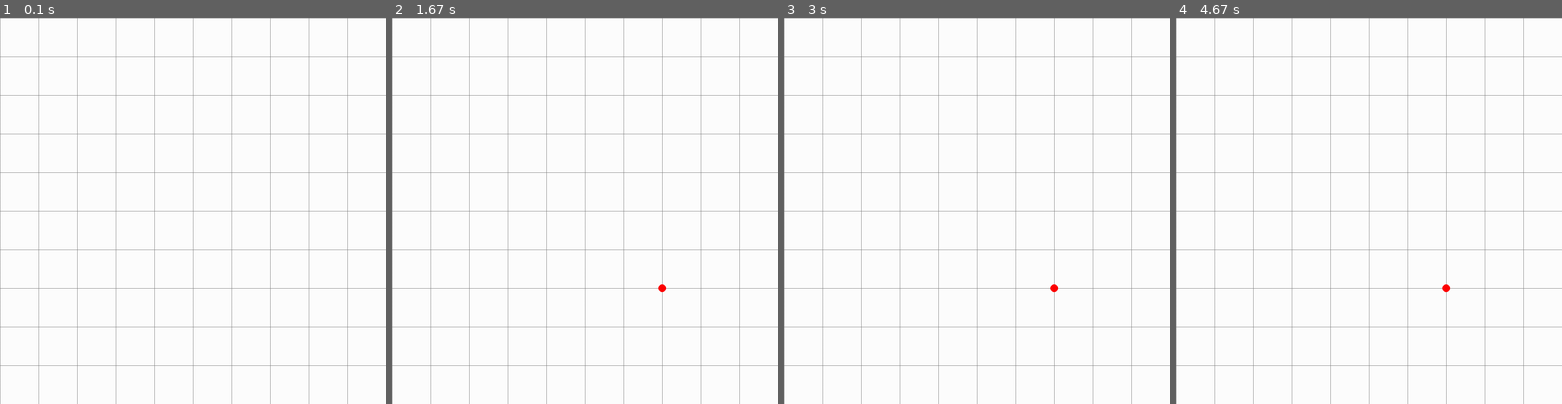
Above: before the commit, frames 1-4 (left to right).
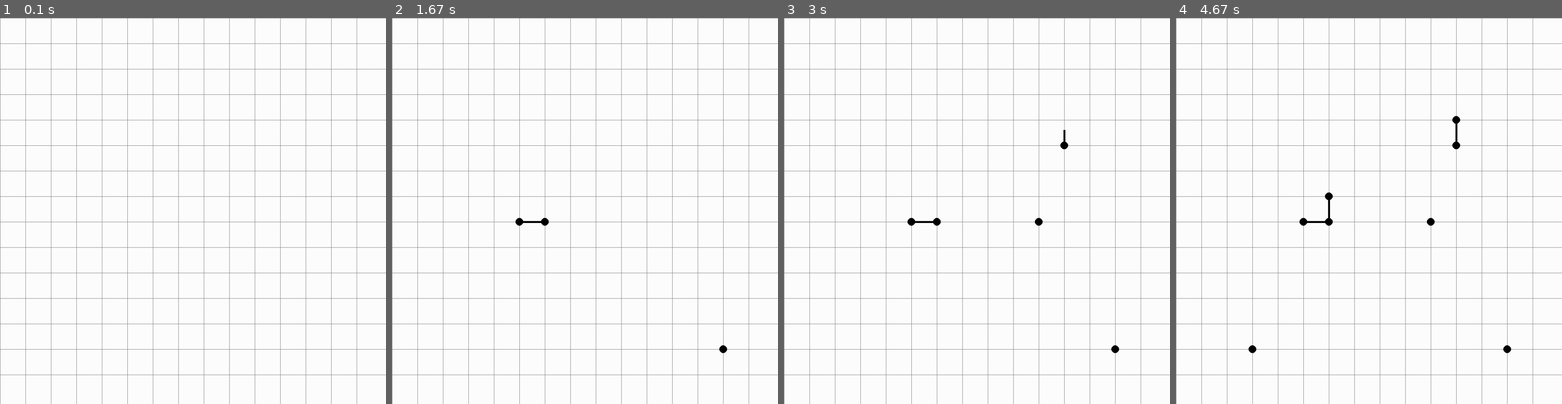
Above: after the commit, the same moments.

Repository: BrMaro/DotsAndBoxes-Game-with-Pygame
Game: pygame game, started from main.py
Same seed, same stepped clock (60 frames per second), same inputs: the game is played once before the commit and once after it.
Inputs (mouse positions are in pixels of both pictures, inside the frame that each line leads up to):
- Up to frame 1 (0.1 s): no input
- Up to frame 2 (1.67 s): press the mouse at (585, 238) at 0.37 s; move the mouse to (538, 226) at 0.47 s; release the mouse at (492, 214) at 0.6 s; press the mouse at (585, 238) at 0.7 s; move the mouse to (654, 292) at 0.8 s; release the mouse at (727, 346) at 0.93 s; press the mouse at (585, 238) at 1.03 s; move the mouse to (515, 218) at 1.13 s; release the mouse at (446, 199) at 1.27 s
- Up to frame 3 (3 s): press the mouse at (977, 238) at 2.2 s; move the mouse to (1038, 218) at 2.3 s; release the mouse at (1096, 203) at 2.43 s; click (1058, 141) at 2.55 s; click (1061, 114) at 2.88 s
- Up to frame 4 (4.67 s): click (1253, 353) at 3.55 s; press the mouse at (1253, 353) at 3.87 s; move the mouse to (1291, 276) at 3.97 s; release the mouse at (1330, 195) at 4.1 s

The runs differ from the first frame. In frame 1, 6.6% of the frame differs, in the area x 0-100%, y 0-100%; in frame 2, 6.7%; in frame 3, 6.8%; in frame 4, 6.9%.

Commit message:
dont change player if clicking on an alrady clicked file

Diff:
--- a/main.py
+++ b/main.py
@@ -28,7 +28,7 @@
         self.col = col
         self.x = row * width
         self.y = col * width
-        self.color = WHITE
+        self.color = WHITE  # Initialize with WHITE color
         self.width = width
         self.total_rows = total_rows
         self.owner = None
@@ -40,15 +40,21 @@
             (self.x, self.y + self.width),  # Bottom-left corner
             (self.x + self.width, self.y + self.width)  # Bottom-right corner
         ]
-        return all(corner in clicked_corners for corner in corners)
+        return all(corner in [c for c, color in clicked_corners] for corner in corners)
 
-    def claim_box(self, clicked_corners):
-        if self.is_complete(clicked_corners):
-            self.owner = 1
-            self.color = BLACK
+    def claim_box(self, clicked_corners, claiming_player): # player claimer is object rerpesenting the player class
+        if self.is_complete(clicked_corners) and self.color == WHITE: # claim only when unclaimed
+            self.owner = claiming_player
+            self.color = claiming_player.color
 
-    def draw(self, win):
+    def draw_box(self, win):
         pygame.draw.rect(win, self.color, (self.x, self.y, self.width, self.width))
+
+
+class Player:
+    def __init__(self, name, color):
+        self.name = name
+        self.color = color
 
 
 def get_clicked_corner(grid):
@@ -72,9 +78,9 @@
 
 def draw_circles_on_clicked_corners(win, clicked_corners_arr):
     if clicked_corners_arr:
-        for corner in clicked_corners_arr:
+        for corner, color in clicked_corners_arr:
             if corner:
-                pygame.draw.circle(win, RED, corner, 10)
+                pygame.draw.circle(win, BLACK, corner, 10)
 
 
 def make_grid(rows, width):
@@ -96,21 +102,26 @@
         pygame.draw.line(win, GREY, (j * gap, 0), (j * gap, width))
 
 
-def draw(win, grid, rows, width, clicked_corners, highlighted_lines_arr):
+def draw(win, grid, rows, width, clicked_corners, highlighted_lines_arr, current_player):
+    print(current_player.name)
     win.fill(WHITE)
 
     for row in grid:
         for box in row:
-            box.claim_box(clicked_corners)
-            box.draw(win)
+            if box.is_complete(clicked_corners):
+                box.claim_box(clicked_corners, current_player)
+            box.draw_box(win)
+
     draw_grid(win, rows, width)
+
     draw_circles_on_clicked_corners(win, clicked_corners)
-    for line in highlighted_lines_arr:
+
+    for line, color in highlighted_lines_arr:
         start_pos, end_pos = line
-        pygame.draw.line(win, RED, start_pos, end_pos, 5)
+        pygame.draw.line(win, color, start_pos, end_pos, 5)
 
 
-def draw_animated_line(win, start_pos, end_pos, highlighted_lines_arr, duration=2):
+def draw_animated_line(win, start_pos, end_pos, highlighted_lines_arr, color, duration=2):
     steps = int(FPS * duration)
     for i in range(steps):
         alpha = i / steps
@@ -118,39 +129,49 @@
             start_pos[0] + alpha * (end_pos[0] - start_pos[0]),
             start_pos[1] + alpha * (end_pos[1] - start_pos[1])
         )
-        pygame.draw.line(win, RED, start_pos, intermediate_pos, 5)
+        pygame.draw.line(win, BLACK, start_pos, intermediate_pos, 5)
         pygame.display.update()
-    highlighted_lines_arr.append((start_pos, end_pos))
+    highlighted_lines_arr.append(((start_pos, end_pos), BLACK))
 
 
 def main(win, width):
     clock = pygame.time.Clock()
-    clock.tick(FPS)
+    players = [Player("Player 1", RED), Player("Player 2", TURQUOISE),Player("Player 3", GREEN)]
+    current_player_index = 0
 
     clicked_corners = []
     highlighted_lines_arr = []
 
-    ROWS = 10
+    ROWS = 15
     grid = make_grid(ROWS, width)
 
     running = True
 
     while running:
-        draw(win, grid, ROWS, width, clicked_corners, highlighted_lines_arr)
+        current_player = players[current_player_index]
+
+        draw(win, grid, ROWS, width, clicked_corners, highlighted_lines_arr, current_player)
+
         for event in pygame.event.get():
             if event.type == pygame.QUIT:
                 running = False
-            if pygame.mouse.get_pressed()[0]:
+
+            # click and only click open corners
+            # Rembmer the clicked corners array contains a 2d tuple(corner,BLACK)
+            if pygame.mouse.get_pressed()[0] and not ((get_clicked_corner(grid), BLACK) in clicked_corners):
+                current_player_index = (current_player_index + 1) % len(players)
+
                 corner = get_clicked_corner(grid)
-                if corner:
-                    for prev_corner in clicked_corners:
+                if corner and (corner, BLACK) not in clicked_corners:
+                    for prev_corner, prev_color in clicked_corners:
                         if prev_corner and (
                                 (abs(prev_corner[0] - corner[0]) == grid[0][0].width and prev_corner[1] == corner[1]) or
                                 (abs(prev_corner[1] - corner[1]) == grid[0][0].width and prev_corner[0] == corner[0])):
-                            draw_animated_line(win, prev_corner, corner, highlighted_lines_arr)
-                    clicked_corners.append(corner)
+                            draw_animated_line(win, prev_corner, corner, highlighted_lines_arr, BLACK)
+                    clicked_corners.append((corner, BLACK))
 
         pygame.display.update()
+        clock.tick(FPS)
 
     pygame.quit()
 
